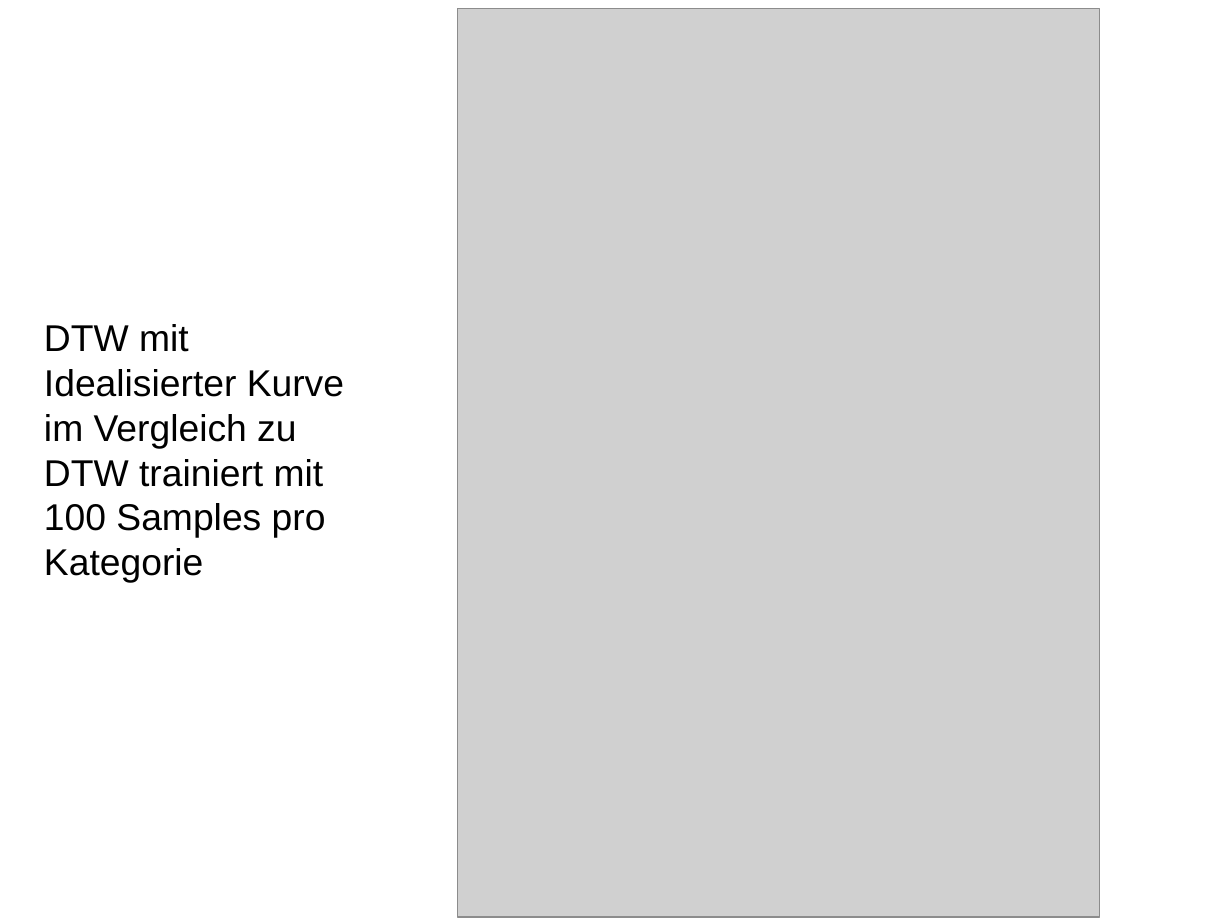
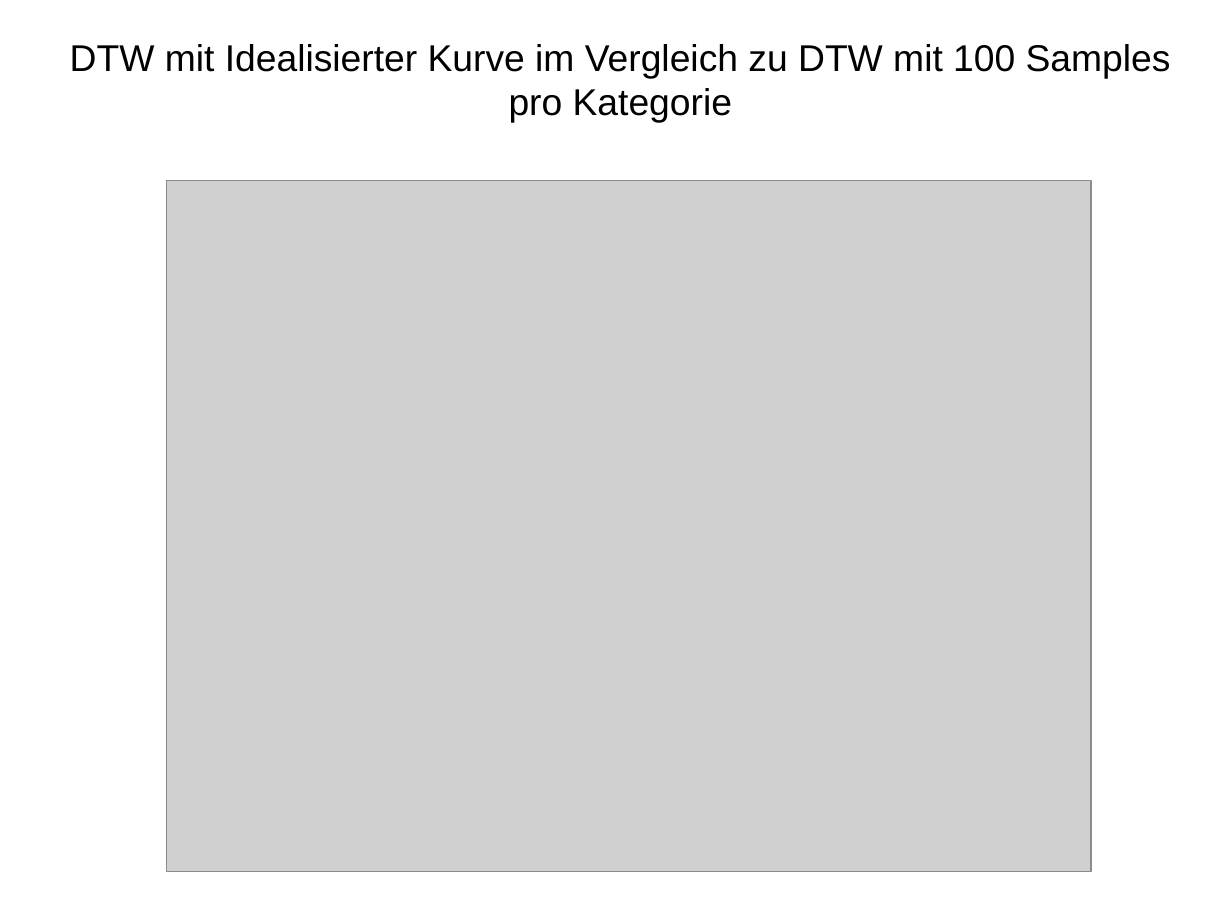
Before and after one commit to HannahSyrek/MTAnalysisOfCGMCurves, a slide deck: slide 3 of presentations/presentation_11_04_18.odp. Drawn at 1232x924 pixels with LibreOffice and Linux fonts; fonts in the diff are those of the drawing; grey boxes stand for pictures. Boxes give left, top, right and bottom in pixels: in the first picture for what was removed or moved away, otherwise in the second. Text is boxed around its words. In the diff, an @@ line names an element or a change of style, - is before the commit and + after.

```diff
--- a/presentations/presentation_11_04_18.odp
+++ b/presentations/presentation_11_04_18.odp
@@ title at [70, 44, 1171, 123]: text changed @@
-DTW mit Idealisierter Kurve im Vergleich zu DTW trainiert mit 100 Samples pro Kategorie
+DTW mit Idealisierter Kurve im Vergleich zu DTW mit 100 Samples pro Kategorie
@@ picture: place and size @@
-picture at [457, 9, 1100, 918]
+picture at [167, 180, 1091, 871]
```
Also in this commit, not shown: 2 other slides changed, 7 slides added, 50 other files.
